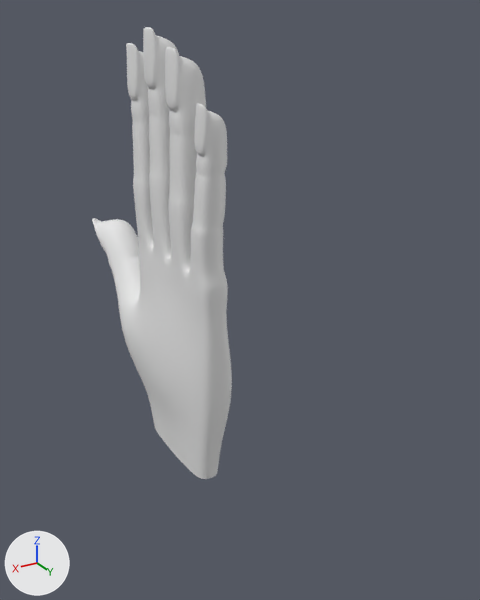
A saved change to the Blender file AssetsForImport/Hands_Feet.blend.
Before and after are seen from a camera (50 mm lens) standing at (3.7, 7.84, 5.51) and looking at (-0.52, 0.81, 2.0). Lighting does not change. The marker at lower left points along +X, +Y and +Z.

The first picture shows 'Hands'.
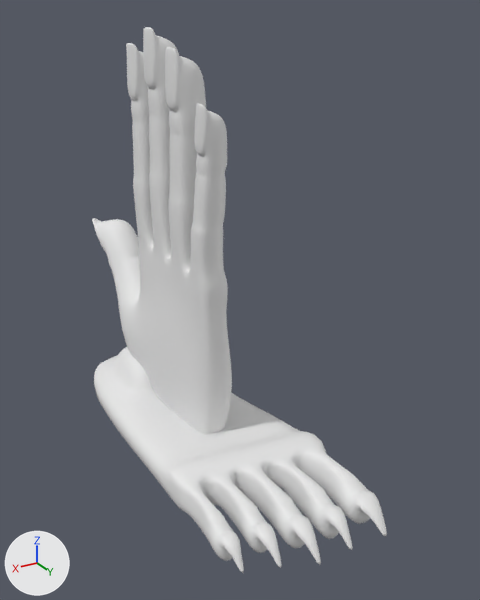
What differs and where, as boxes [x1, y1, x2, y2] in the pictures (480 x 600 px):
```json
{"object": "Foot_for_monster_1", "change": "shown", "after": [94, 347, 387, 573]}
```

Edits to the scene script, one JSON object a line:
```json
{"op": "remove", "block": "ob_foot_for_monster_1", "code": "ob_foot_for_monster_1.hide_set(True)"}
```
